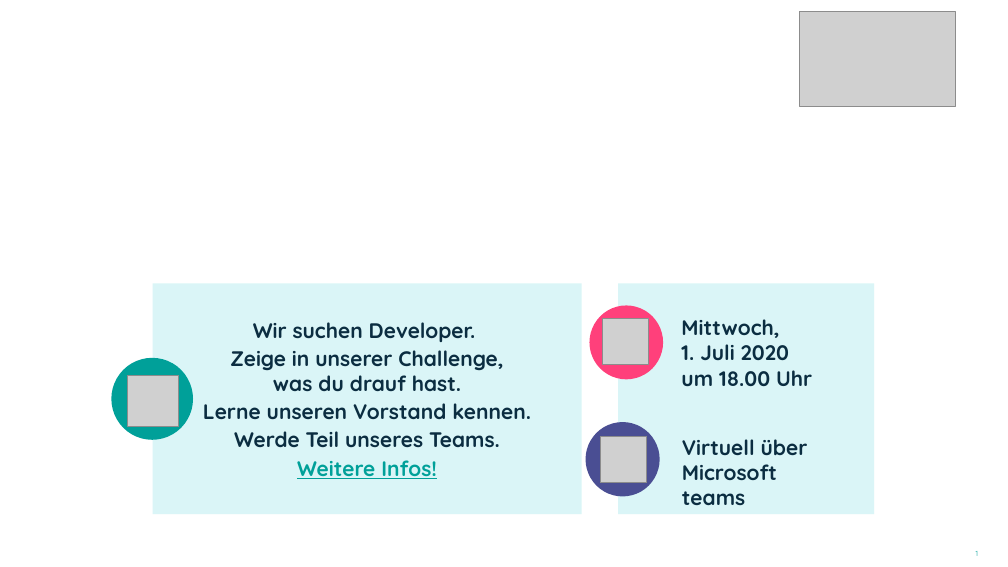
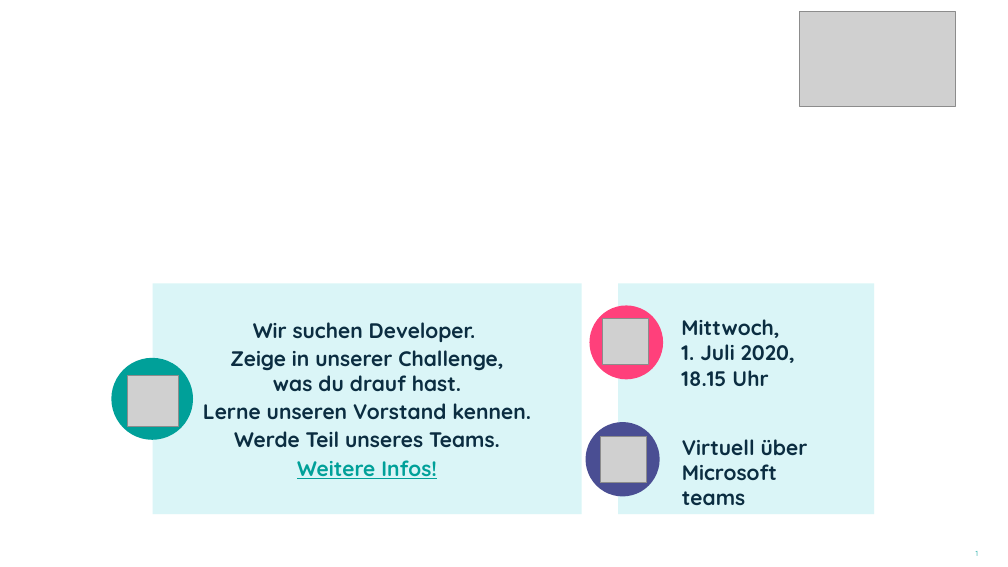
Before and after one commit to NEXTDataServiceAG/scheduler-challenge, a slide deck: slide 1 of personal_info/Recruitingday-NEXT-2020-Steckbrief-Vorlage.pptx. Drawn at 1008x567 pixels with LibreOffice and Linux fonts; fonts in the diff are those of the drawing; grey boxes stand for pictures; background and template pictures are left out. Boxes give left, top, right and bottom in pixels: in the first picture for what was removed or moved away, otherwise in the second. Text is boxed around its words. In the diff, an @@ line names an element or a change of style, - is before the commit and + after.

```diff
--- a/personal_info/Recruitingday-NEXT-2020-Steckbrief-Vorlage.pptx
+++ b/personal_info/Recruitingday-NEXT-2020-Steckbrief-Vorlage.pptx
@@ text at (681,319,795,386): text changed @@
-Mittwoch,
-1. Juli 2020
-um 18.00 Uhr
+Mittwoch,
+1. Juli 2020,
+18.15 Uhr
```
Also in this commit, not shown: 2 other slides changed.
